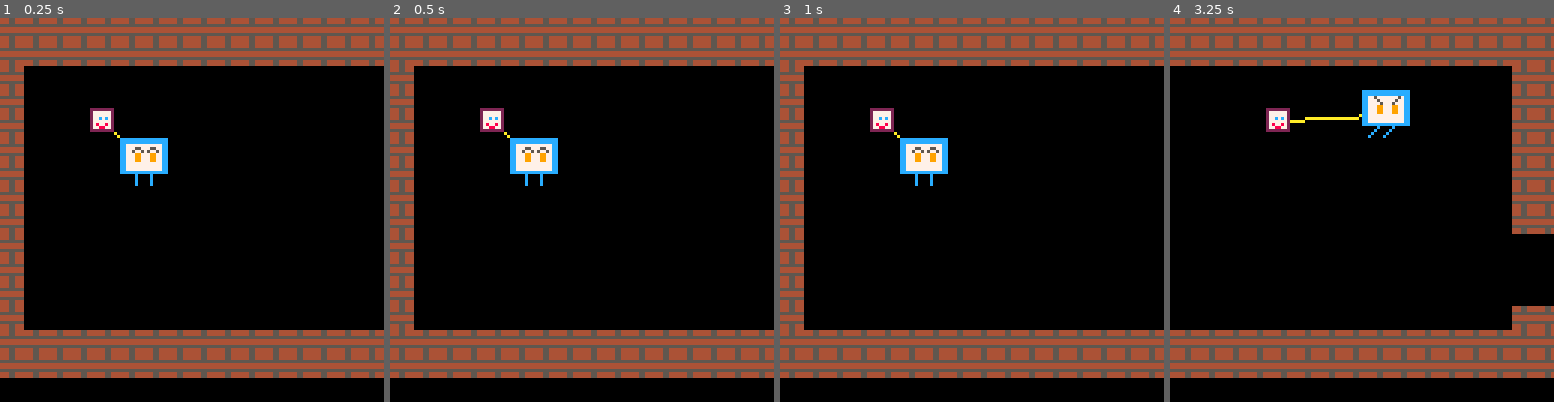
Above: before the commit, frames 1-4 (left to right).
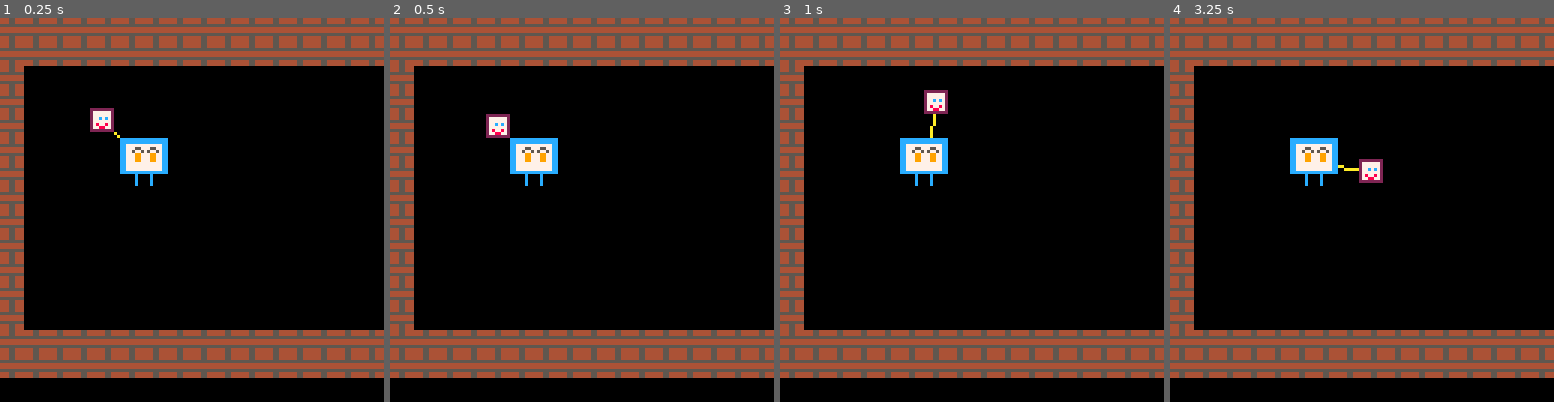
Above: after the commit, the same moments.

Repository: Flewd/home
Game: PICO-8 cartridge home.p8
Same seed, same stepped clock (60 frames per second), same inputs: the game is played once before the commit and once after it.
Inputs:
- Up to frame 1 (0.25 s): no input
- Up to frame 2 (0.5 s): tap X (X key) at 0.33 s
- Up to frame 3 (1 s): tap O (Z key) at 0.7 s
- Up to frame 4 (3.25 s): tap X (X key) at 1.07, 1.85, 2.97 s; hold Right 1.6-2.1 s; tap O (Z key) every 0.4 s from 1.7 to 2.9 s; hold Up 2.15-2.42 s; hold Right 2.47-3.03 s; hold Left from 3.08 s (still down)

Frame 1 is identical in both runs. In frame 2, 0.5% of the frame differs, in the area x 23-32%, y 23-32%; in frame 3, 0.8%; in frame 4, 19%, in the area x 0-100%, y 0-94%.

Commit message:
better jumping!!!

Diff:
--- a/home.p8
+++ b/home.p8
@@ -12,6 +12,15 @@
 player.x=40
 player.y=40
 player.spritewidth=2
+player.facing=1
+
+throwing=false
+throwingfriend=false
+throwingme=false
+
+throwingx=0
+throwingy=0
+throwingup=true
 
 friend={}
 friend.spr=33
@@ -19,6 +28,7 @@
 friend.x=30
 friend.y=30
 friend.spritewidth=1
+friend.pullclose=false
 
 idleanim={}
 idleanim.start=1
@@ -54,14 +64,18 @@
  dif.x=0
  dif.y=0
 
+if throwing==false then
+
  if (btn(0)) then
   dif.x-=player.speed
   iswalking=true
+  player.facing=-1
  end
 
  if (btn(1)) then
   dif.x+=player.speed
   iswalking=true
+  player.facing=1
  end
 
  if (btn(2)) then
@@ -85,6 +99,7 @@
   player.x+=dif.x
   player.y+=dif.y
  end
+end -- end throwing
 
 if player.x - cam.x > 75 then
     cam.x+=cam.speed
@@ -93,6 +108,32 @@
 if player.x - cam.x < 20 then
     cam.x-=cam.speed
 end
+
+if player.y - cam.y > 75 then
+    cam.y+=cam.speed
+end
+
+if player.y - cam.y < 20 then
+    cam.y-=cam.speed
+end
+
+
+    if (btn(4) and throwing==false) then
+        throwing=true
+        friend.pullclose=true
+        throwingfriend=true
+        throwingx=0
+        throwingy=0
+        throwingup=true
+    end
+
+    if(btn(5)) then
+        friend.pullclose=true
+    end
+
+    if(throwing==true and friend.pullclose==false) then
+        execute_throwing(player.facing)
+    end
 
 end
 
@@ -112,6 +153,62 @@
 
 end
 
+function execute_throwing(direction)
+
+    if (throwingfriend) then
+        if (throwingx < 64) then
+            friend.x+=2*direction
+            throwingx+=2
+        else
+            throwingfriend=false
+        end
+
+        if (throwingup == true) then
+            friend.y-=1
+            throwingy-=1
+            if (throwingy<=-16) then
+                throwingup=false
+            end
+        else
+            friend.y+=1
+            throwingy+=1
+            if(throwingy>=0) then
+                throwingup=true
+                throwingfriend=false
+                throwingme=true
+                throwingx=0
+            end
+        end
+    end
+
+
+    if (throwingme) then
+        if (throwingx < 64) then
+            player.x+=2*direction
+            throwingx+=2
+        else
+            throwingme=false
+        end
+
+        if (throwingup == true) then
+            player.y-=1
+            throwingy-=1
+            if (throwingy<=-16) then
+                throwingup=false
+            end
+        else
+            player.y+=1
+            throwingy+=1
+            if(throwingy>0) then
+                --throwingup=true
+                throwingfriend=false
+                throwingme=false
+                throwing=false
+            end
+        end
+    end
+end
+
 function can_move(p,dif)
 
     spritewidth=p.spritewidth*8
@@ -168,17 +265,31 @@
     dif.x=0
     dif.y=0
 
-    if(abs(xdir) > friend.distance) then
-        dif.x=(xdir/40)
-    end
-
-    if(abs(ydir) > friend.distance) then
-        dif.y=(ydir/40)
+    if(friend.pullclose==true) then
+        pulledclosed=false
+        if(abs(xdir) > 8) then
+            dif.x=(xdir/20)
+            pulledclosed=true
+        end
+        if(abs(ydir) > 8) then
+            dif.y=(ydir/20)
+            pulledclosed=true
+        end
+        if pulledclosed==false then
+            friend.pullclose=false
+        end
+
+    else
+        if(abs(xdir) > friend.distance) then
+            dif.x=(xdir/40)
+        end
+        if(abs(ydir) > friend.distance) then
+            dif.y=(ydir/40)
+        end
     end
 
     if(dif.x!=0 or dif.y!=0) then
      dif = can_move(friend,dif)
-     printh(dif.x)
      friend.x+=dif.x
      friend.y+=dif.y
     end
@@ -195,12 +306,10 @@
 function _draw()
  cls()
  camera(cam.x, cam.y)
- map(0, 0, 0, 0, 32, 16)
+ map(0, 0, 0, 0, 64, 32)
  drawrope()
  drawfriend()
  drawplayer()
---	print(player.x,20,30)
---	print(player.y,40,30)
 end
 
 __gfx__
